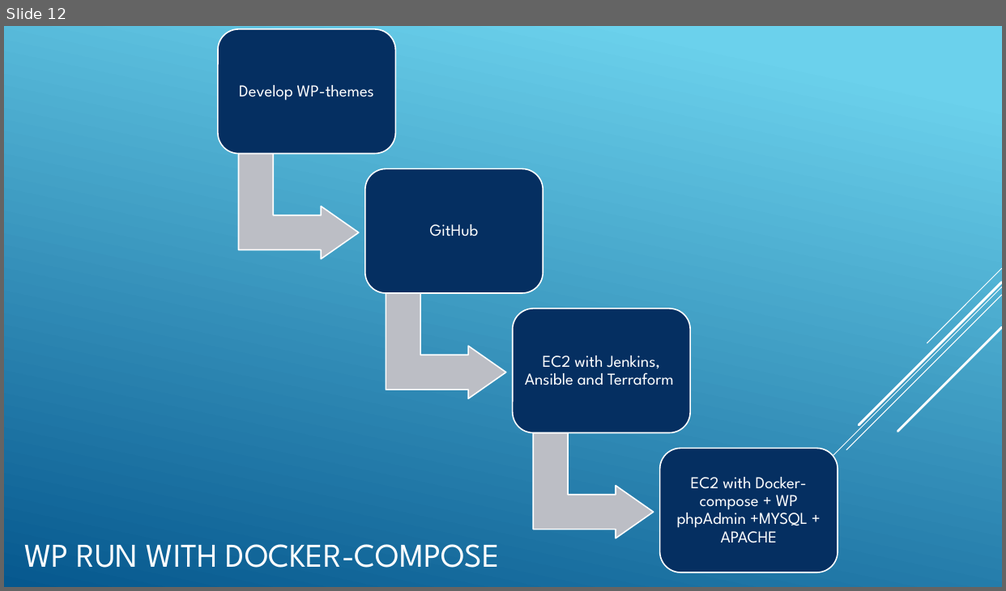
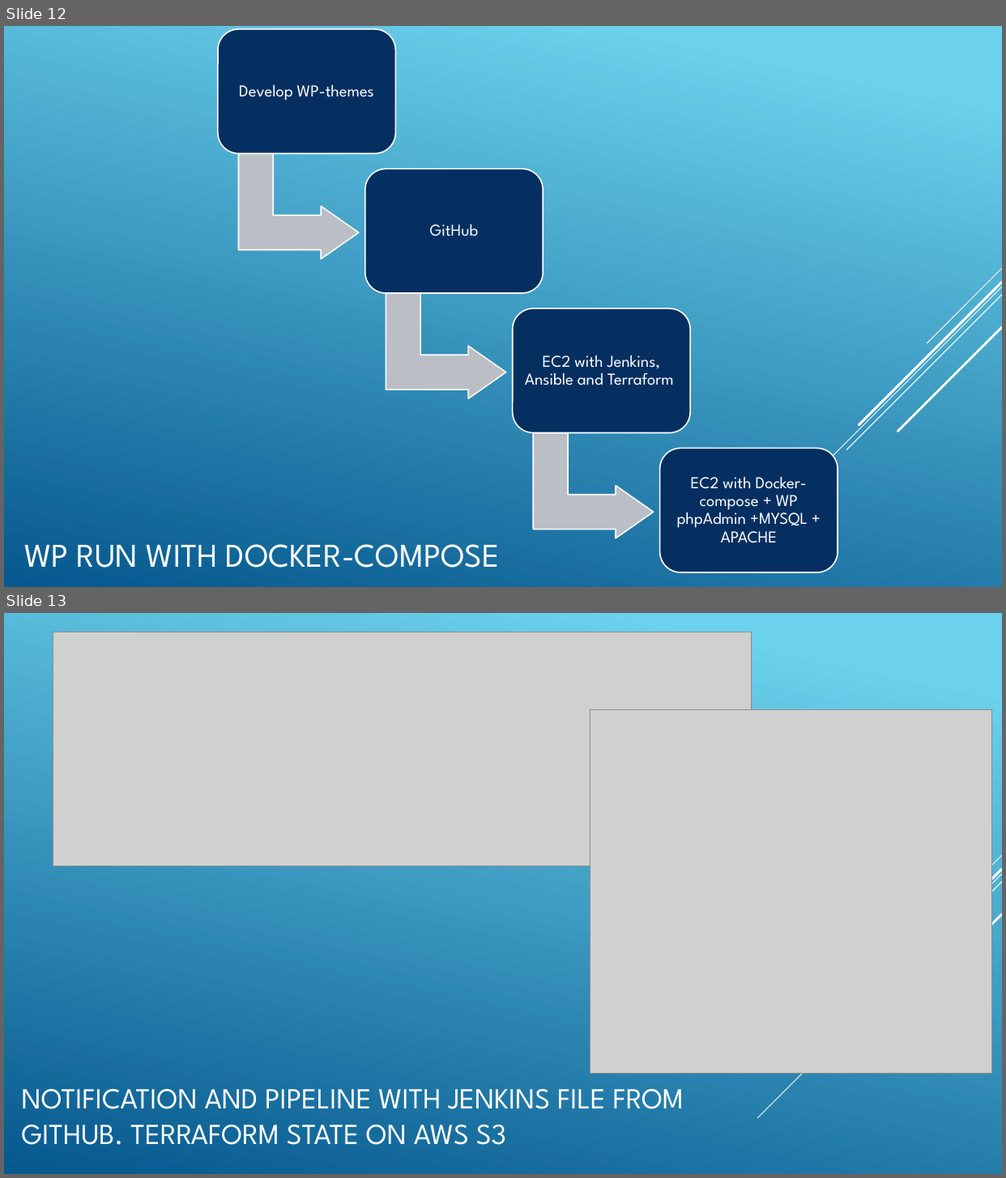
Before and after one commit to MarchenkoOlexandr/DevOps_online_Vinnitsja_2021Q4, a slide deck: m1/task13.1/DEPLOY TELEGRAMM BOT.pptx. Shown one above the other, each under a label of ours: slide 12 before the commit, slides 12 and 13 after it. The pictures are 1006x591 and 1006x1178 pixels, drawn with LibreOffice and Linux fonts; fonts in the diff are those of the drawing; grey boxes stand for pictures. Boxes give left, top, right and bottom in pixels: in the first picture for what was removed or moved away, otherwise in the second. Text is boxed around its words. In the diff, an @@ line names an element or a change of style, - is before the commit and + after.

Commit message:
add and edit files

```diff
--- a/m1/task13.1/DEPLOY TELEGRAMM BOT.pptx
+++ b/m1/task13.1/DEPLOY TELEGRAMM BOT.pptx
@@ slide 13 added at [4, 613, 1002, 1174], background gradient #6ED2EB to #06588E; not listed: 5 template elements that a slide beside it also shows @@
@@ picture added at [53, 632, 751, 867] @@
@@ picture added at [590, 709, 992, 1074] @@
@@ title added at [22, 1089, 684, 1145], 28 pt, text #FFFFFF @@
+NOTIFICATION AND PIPELINE WITH JENKINS FILE FROM GITHUB. TERRAFORM STATE ON AWS S3
```
